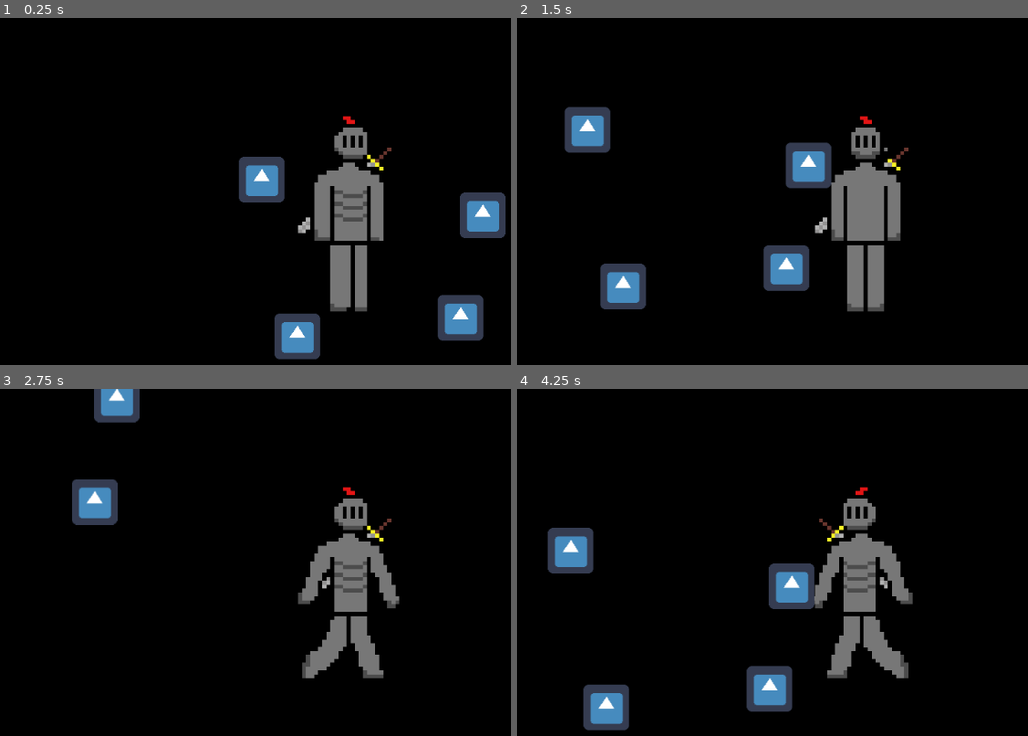
Above: before the commit, frames 1-4 (two rows, left to right).
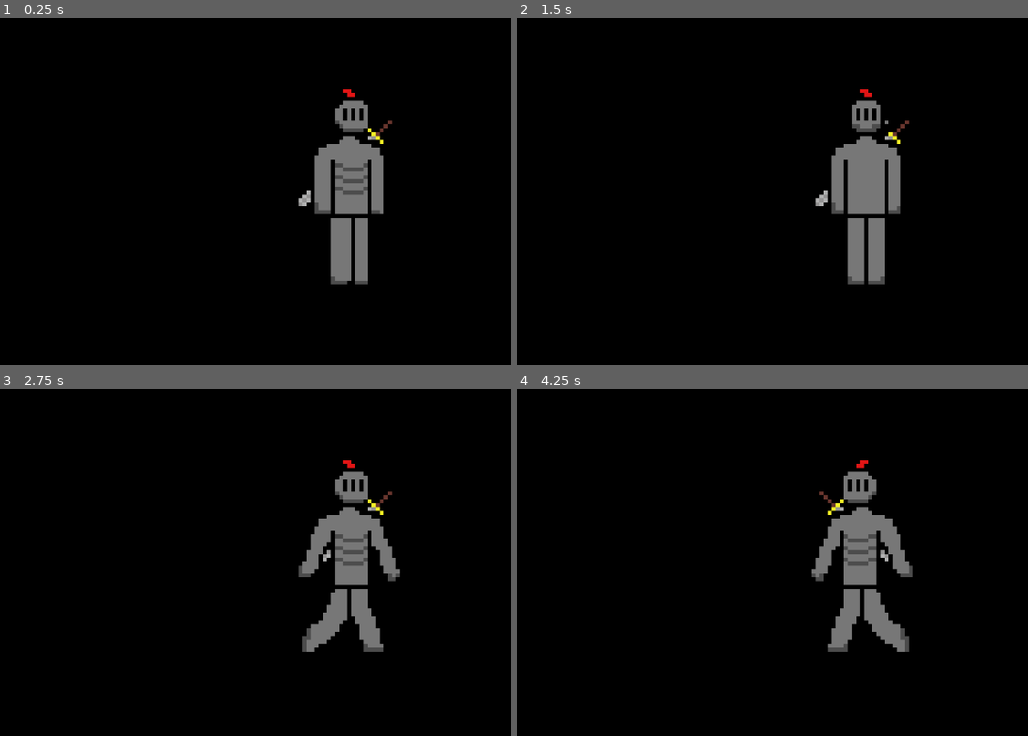
Above: after the commit, the same moments.

Repository: fruitman11500/2d-cthulu-game
Game: Godot game, scene res://main.tscn
Two runs of this game, one before a commit and one after it. Both use one fixed random seed, a clock stepped at 60 frames per second and the inputs below. The engine's default icon, where the game draws it, is replaced by a stand-in: a white triangle on a blue panel in a dark square.
Inputs:
- Up to frame 1 (0.25 s): no input
- Up to frame 2 (1.5 s): tap Enter at 0.5 s; hold D (right) 0.53-1.28 s; hold S (down) from 1.28 s (still down)
- Up to frame 3 (2.75 s): release S (down) at 2.03 s; hold D (right) from 2.03 s (still down)
- Up to frame 4 (4.25 s): release D (right) at 2.78 s; hold W (up) 2.78-3.53 s; hold A (left) from 3.53 s (still down)

The runs differ from the first frame. In frame 1, 8.3% of the frame differs, in the area x 46-99%, y 20-99%; in frame 2, 8.0%; in frame 3, 7.4%; in frame 4, 10%, in the area x 5-78%, y 20-99%.

Commit message:
done

Diff:
--- a/Nate/2d cthulu game (real)/main.tscn
+++ b/Nate/2d cthulu game (real)/main.tscn
@@ -1,11 +1,10 @@
-[gd_scene load_steps=18 format=2]
+[gd_scene load_steps=17 format=2]
 
 [ext_resource path="res://Player.gd" type="Script" id=1]
-[ext_resource path="res://icon.png" type="Texture" id=2]
 [ext_resource path="res://the hero (1).png" type="Texture" id=3]
 
 [sub_resource type="RectangleShape2D" id=1]
-extents = Vector2( 56, 91 )
+extents = Vector2( 74, 142 )
 
 [sub_resource type="AtlasTexture" id=15]
 atlas = ExtResource( 3 )
@@ -104,31 +103,15 @@
 script = ExtResource( 1 )
 
 [node name="CollisionShape2D" type="CollisionShape2D" parent="Player"]
-position = Vector2( -27, -27 )
+position = Vector2( -31, -62 )
 shape = SubResource( 1 )
 
 [node name="Camera2D" type="Camera2D" parent="Player"]
 current = true
 
 [node name="sprite" type="AnimatedSprite" parent="Player"]
-position = Vector2( -25.75, -25.25 )
+position = Vector2( -25, -63 )
 scale = Vector2( 5.70312, 5.48438 )
 frames = SubResource( 14 )
 animation = "up"
 playing = true
-
-[node name="Icon" type="Sprite" parent="."]
-position = Vector2( 134, 121 )
-texture = ExtResource( 2 )
-
-[node name="Icon2" type="Sprite" parent="."]
-position = Vector2( -95, 147 )
-texture = ExtResource( 2 )
-
-[node name="Icon4" type="Sprite" parent="."]
-position = Vector2( -145, -73 )
-texture = ExtResource( 2 )
-
-[node name="Icon3" type="Sprite" parent="."]
-position = Vector2( 165, -23 )
-texture = ExtResource( 2 )
Not shown, added: assets_pics/throne-room.piskel
